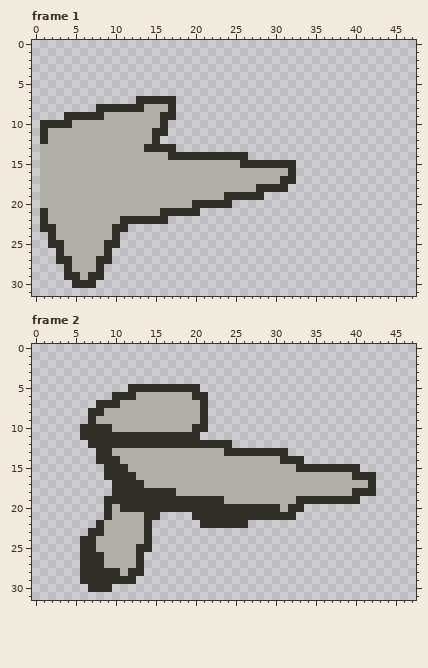
Pixel-art file: aesprite/gunshot.aseprite. That is the earlier state.
64x64 pixels, 4 frames. Shown: frame 1, frame 2. The old version is drawn lined up with the new one, on the new canvas. The commit also changed other frames, which this record leaves out.
New version:
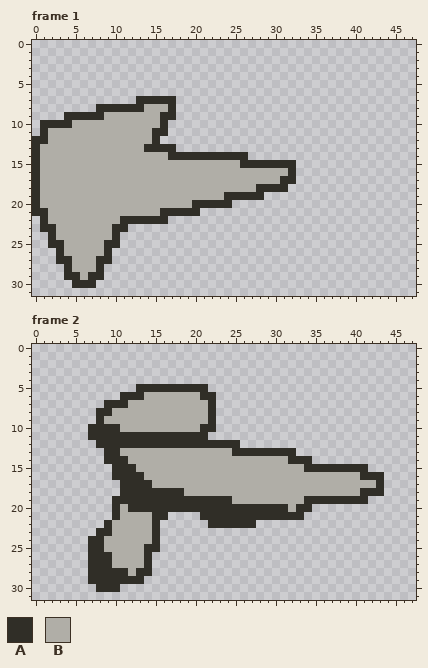
Palette (. is transparent): A #302e27  B #b0aea7
The edit:
canvas 64x64 -> 48x32, the old top-left corner now at -15,-13 (the part of the old canvas that was cut away was empty and is not shown)
Frame 1:
Colour A now appears in rows 12 to 21 at x 0.
Frame 2:
Colour A now appears in row 5 at x 21; in rows 6 to 10 at x 22; in row 11 at x 21; in row 12 at x 25; in row 13 at x 32; in row 14 at x 34.
Colour A now appears in row 15 at x 41; in rows 16 to 18 at x 43; in row 19 at x 41; in row 20 at x 34; in row 21 at x 16 and 33; in row 22 at x 15 and 27.
Colour A now appears in rows 23 to 25 at x 15; in rows 26 to 28 at x 14; in row 29 at x 13; in row 30 at x 10.
The author changed colour B to colour A in row 6 at x 13; in row 7 at x 11; in row 8 at x 9; in row 9 at x 8; in row 10 at x 10; in row 13 at x 10.
The author changed colour B to colour A in row 14 at x 11; in row 15 at x 12; in row 16 at x 13; in row 17 at x 14; in row 18 at x 18; in row 19 at x 24.
The author changed colour B to colour A in row 20 at x 10 and 31; in row 21 at x 10; in rows 22 to 23 at x 9; in rows 24 to 25 at x 8; in rows 26 to 27 at x 9; in row 28 at x 11.
The author changed colour A to colour B in row 6 at x 20; in rows 7 to 9 at x 21; in row 10 at x 20; in row 13 at x 24; in row 14 at x 31; in row 15 at x 33.
The author changed colour A to colour B in row 16 at x 40; in row 17 at x 42; in row 18 at x 40; in row 19 at x 33; in row 20 at x 11 and 32; in rows 21 to 24 at x 14.
The author changed colour A to colour B in rows 25 to 27 at x 13; in row 28 at x 12.
Colour A is gone in row 5 at x 12; in row 6 at x 10; in row 7 at x 8; in rows 8 to 9 at x 7; in rows 10 to 11 at x 6; in row 12 at x 7.
Colour A is gone in rows 13 to 14 at x 8; in rows 15 to 16 at x 9; in rows 17 to 18 at x 10; in rows 19 to 20 at x 9; in row 21 at x 9 and 20; in row 22 at x 8 and 21.
Colour A is gone in row 23 at x 7; in rows 24 to 29 at x 6; in row 30 at x 7.
Boxes around the changes in both pictures, in picture pixels (x1, y1, x2, y2):
added: (32, 136, 40, 216)
changed: (80, 384, 312, 592)
changed: (352, 464, 384, 504)
